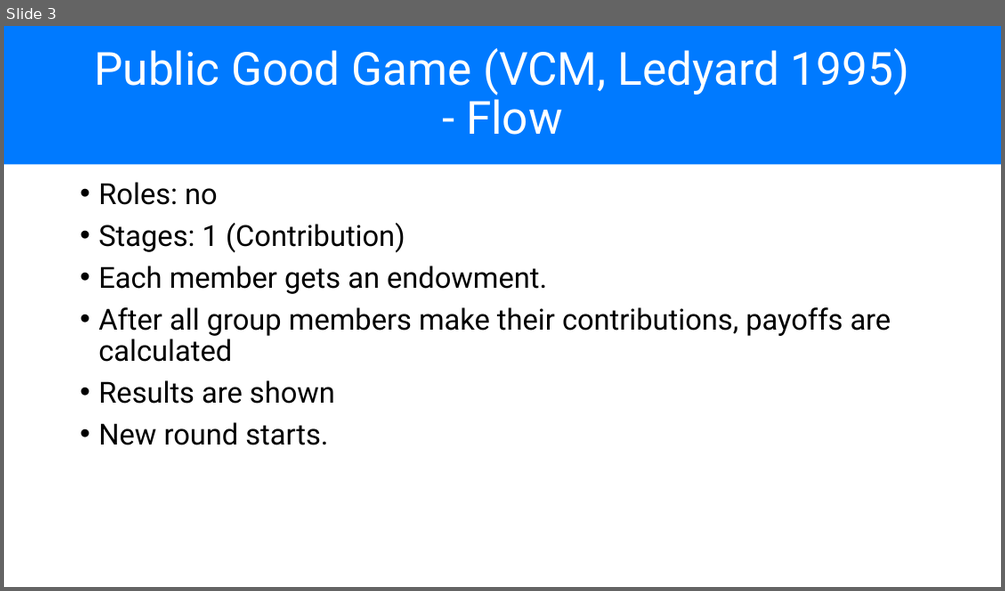
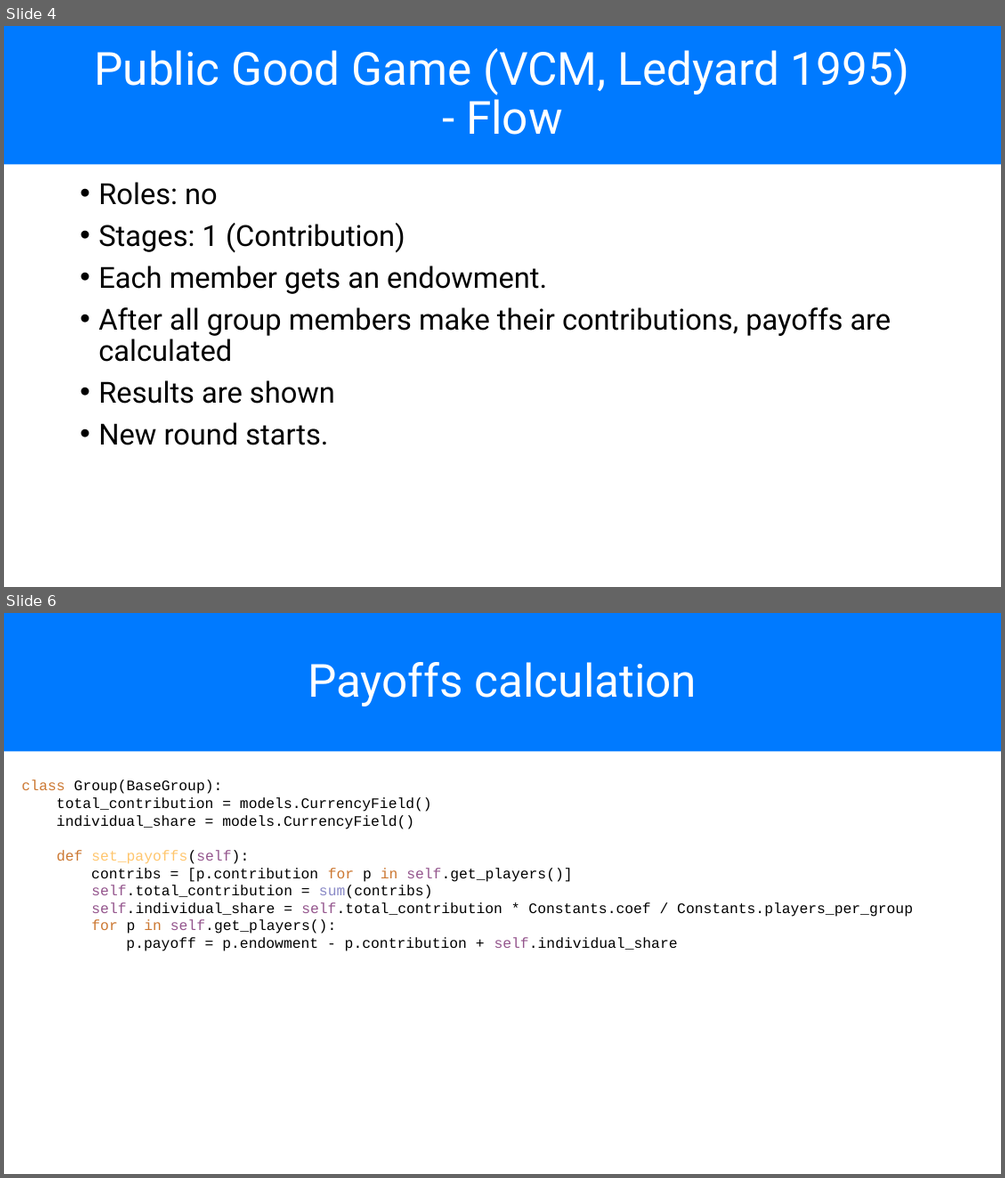
Before and after one commit to chapkovski/uncertainty-summer-school, a slide deck: presentations/frankfurt_july_2019 day3.pptx. Shown one above the other, each under a label of ours: slide 3 before the commit, slides 4 and 6 after it; the slides between them are not shown. The pictures are 1005x591 and 1005x1178 pixels, drawn with LibreOffice and Linux fonts; fonts in the diff are those of the drawing. Boxes give left, top, right and bottom in pixels: in the first picture for what was removed or moved away, otherwise in the second. Text is boxed around its words. In the diff, an @@ line names an element or a change of style, - is before the commit and + after.

```diff
--- a/presentations/frankfurt_july_2019 day3.pptx
+++ b/presentations/frankfurt_july_2019 day3.pptx
@@ slide 6 added at [4, 613, 1001, 1174], background #FFFFFF @@
@@ title added at [4, 613, 1001, 751], fill #007AFF, 44 pt, text #FFFFFF @@
+Payoffs calculation
@@ text added at [22, 779, 913, 951], 14 pt, text #000000 @@
+class Group(BaseGroup):
+total_contribution = models.CurrencyField()
+individual_share = models.CurrencyField()
+def set_payoffs(self):
+contribs = [p.contribution for p in self.get_players()]
+self.total_contribution = sum(contribs)
+self.individual_share = self.total_contribution * Constants.coef / Constants.players_per_group
+for p in self.get_players():
+p.payoff = p.endowment - p.contribution + self.individual_share
@@ what was slide 3 is now slide 4 @@
```
Also in this commit, not shown: 1 slide changed, 4 other slides added, 3 other files.
